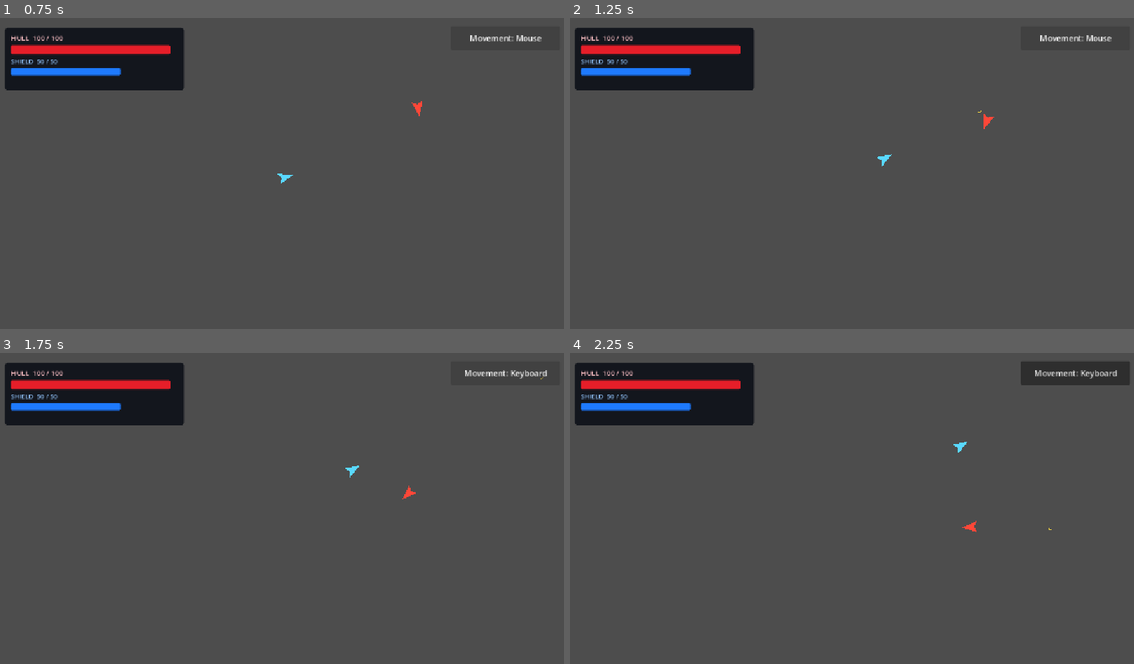
Above: before the commit, frames 1-4 (two rows, left to right).
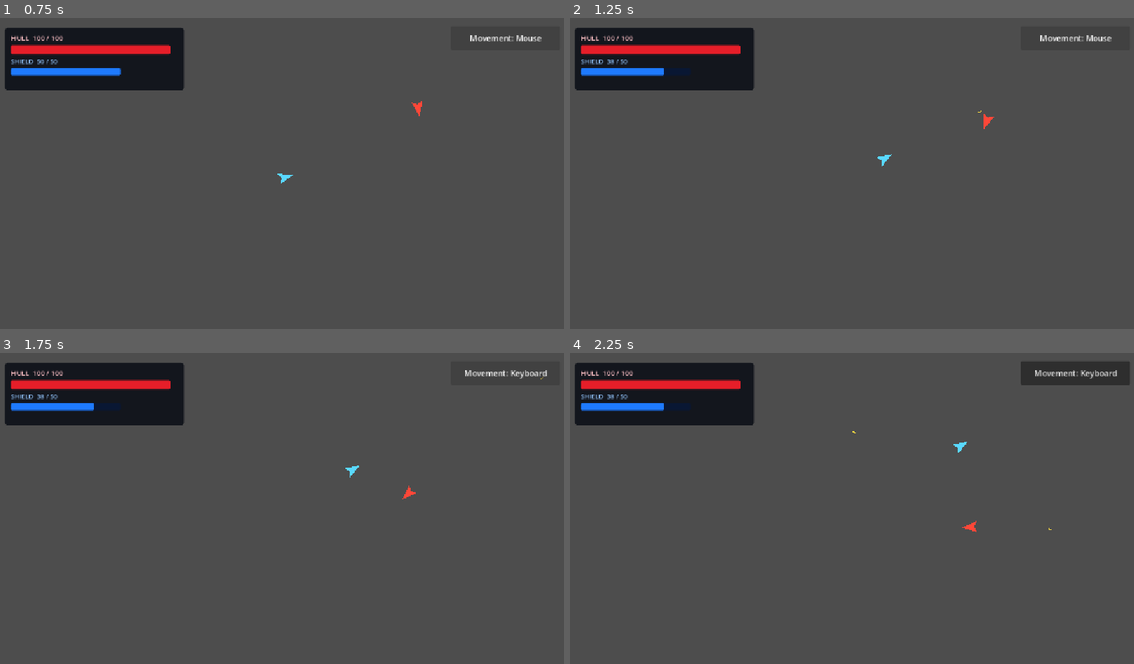
Above: after the commit, the same moments.

Repository: Bbran4/SpaceDelivery
Game: Godot game, scene res://scenes/tests/hud_test.tscn
Same seed, same stepped clock (60 frames per second), same inputs: the game is played once before the commit and once after it. The project has no main scene, so this scene is started directly.
Inputs (mouse positions are in pixels of both pictures, inside the frame that each line leads up to):
- Up to frame 1 (0.75 s): click "Movement: Keyboard" at 0.5 s
- Up to frame 2 (1.25 s): no input
- Up to frame 3 (1.75 s): click "Movement: Mouse" at 1.25 s
- Up to frame 4 (2.25 s): move the mouse to (823, 580) at 2.02 s; hold W (up) from 2.03 s (still down)

Frame 1 is identical in both runs. In frame 2, 0.1% of the frame differs, in the area x 6-22%, y 13-19%; in frame 3, 0.1%; in frame 4, 0.1%, in the area x 6-51%, y 13-26%.

Commit message:
Equip enemy weapon and add conditional status bars

Diff:
--- a/scenes/enemy_ship.tscn
+++ b/scenes/enemy_ship.tscn
@@ -1,7 +1,9 @@
-[gd_scene load_steps=4 format=3]
+[gd_scene load_steps=6 format=3]
 
 [ext_resource type="Script" path="res://scripts/ship.gd" id="1_ship"]
 [ext_resource type="Script" path="res://scripts/enemy_controller.gd" id="2_enemy_controller"]
+[ext_resource type="Resource" path="res://resources/modules/basic_laser_module.tres" id="3_weapon_module"]
+[ext_resource type="PackedScene" path="res://scenes/ui/enemy_status_bar.tscn" id="4_status_bar"]
 
 [sub_resource type="CircleShape2D" id="CircleShape2D_collision"]
 radius = 14.0
@@ -13,6 +15,9 @@
 movement_speed = 160.0
 acceleration = 350.0
 turn_rate = 150.0
+shield_recharge_rate = 8.0
+shield_recharge_delay = 2.0
+starting_weapon_module = ExtResource("3_weapon_module")
 
 [node name="ShipVisual" type="Polygon2D" parent="."]
 color = Color(1, 0.28, 0.22, 1)
@@ -23,3 +28,5 @@
 
 [node name="EnemyController" type="Node" parent="."]
 script = ExtResource("2_enemy_controller")
+
+[node name="EnemyStatusBar" parent="." instance=ExtResource("4_status_bar")]
